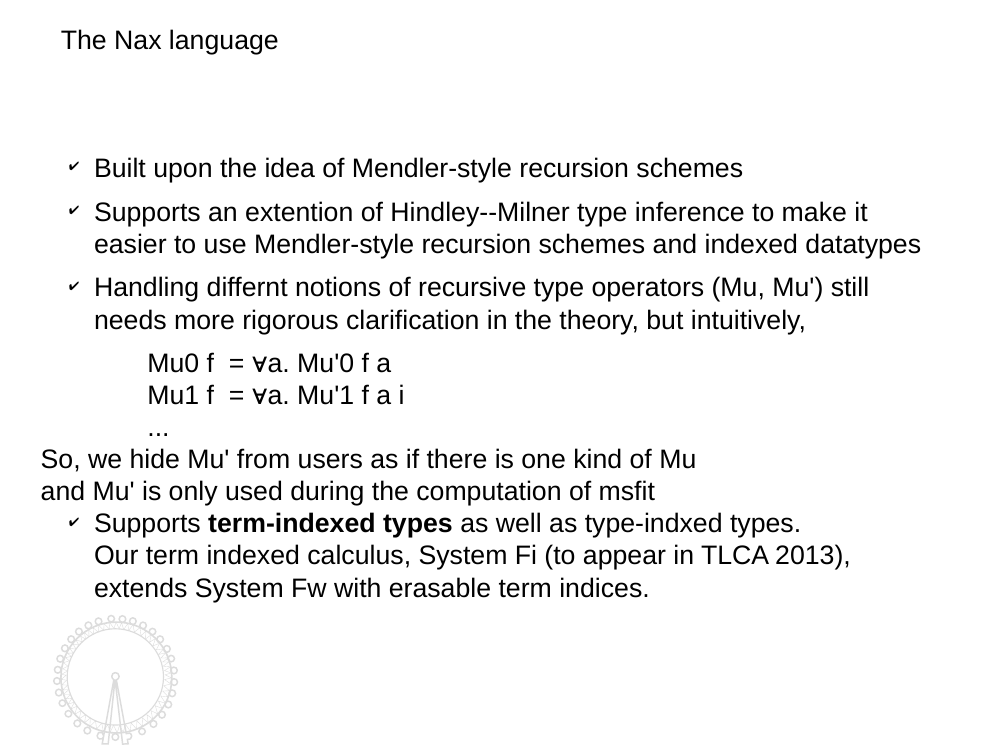
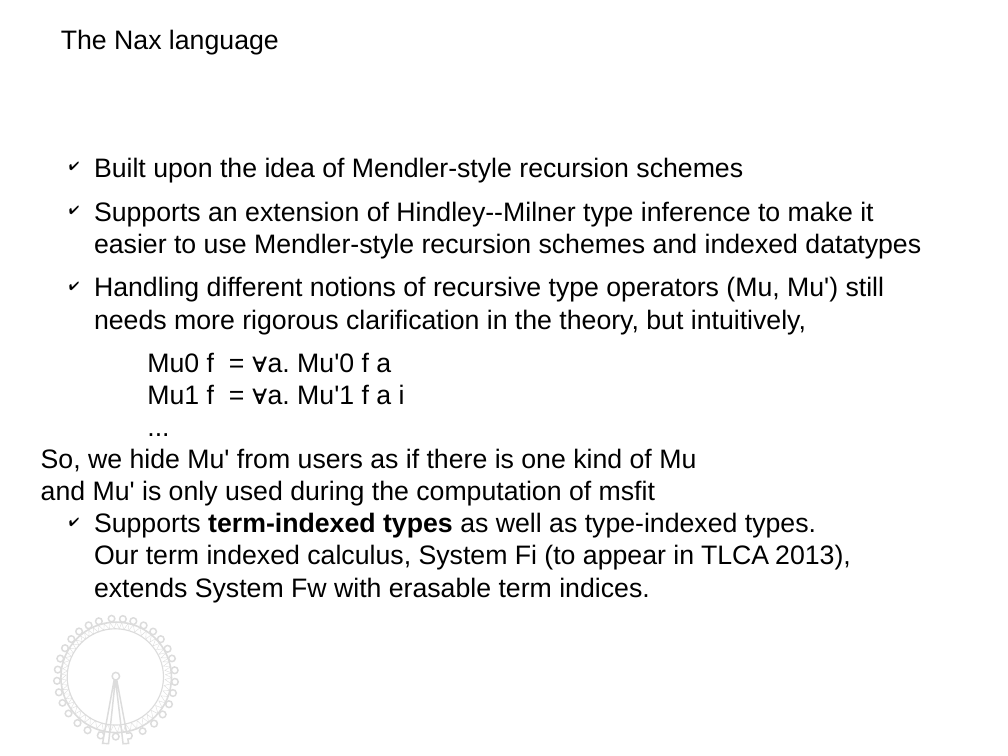
Before and after one commit to kyagrd/naxPapers, a slide deck: slide 13 of draft/TYPES13/ppt/myslide.odp. Drawn at 1008x756 pixels with LibreOffice and Linux fonts; fonts in the diff are those of the drawing. Boxes give left, top, right and bottom in pixels: in the first picture for what was removed or moved away, otherwise in the second. Text is boxed around its words. In the diff, an @@ line names an element or a change of style, - is before the commit and + after.

```diff
--- a/draft/TYPES13/ppt/myslide.odp
+++ b/draft/TYPES13/ppt/myslide.odp
@@ text at (x1=94, y1=201, x2=921, y2=334): text changed @@
-✔ Supports an extention of Hindley--Milner type inference to make it easier to use Mendler-style recursion schemes and indexed datatypes
-✔ Handling differnt notions of recursive type operators (Mu, Mu') still needs more rigorous clarification in the theory, but intuitively,
+✔ Supports an extension of Hindley--Milner type inference to make it easier to use Mendler-style recursion schemes and indexed datatypes
+✔ Handling different notions of recursive type operators (Mu, Mu') still needs more rigorous clarification in the theory, but intuitively,
@@ text at (x1=94, y1=512, x2=851, y2=602): text changed @@
-✔ Supports term-indexed types as well as type-indxed types.
-  Our term indexed calculus, System Fi (to appear in TLCA 2013), extends System Fw with erasable term indices.
+✔ Supports term-indexed types as well as type-indexed types.
+  Our term indexed calculus, System Fi (to appear in TLCA 2013), extends System Fw with erasable term indices.
```
Also in this commit, not shown: 16 other slides changed, 1 other file.
